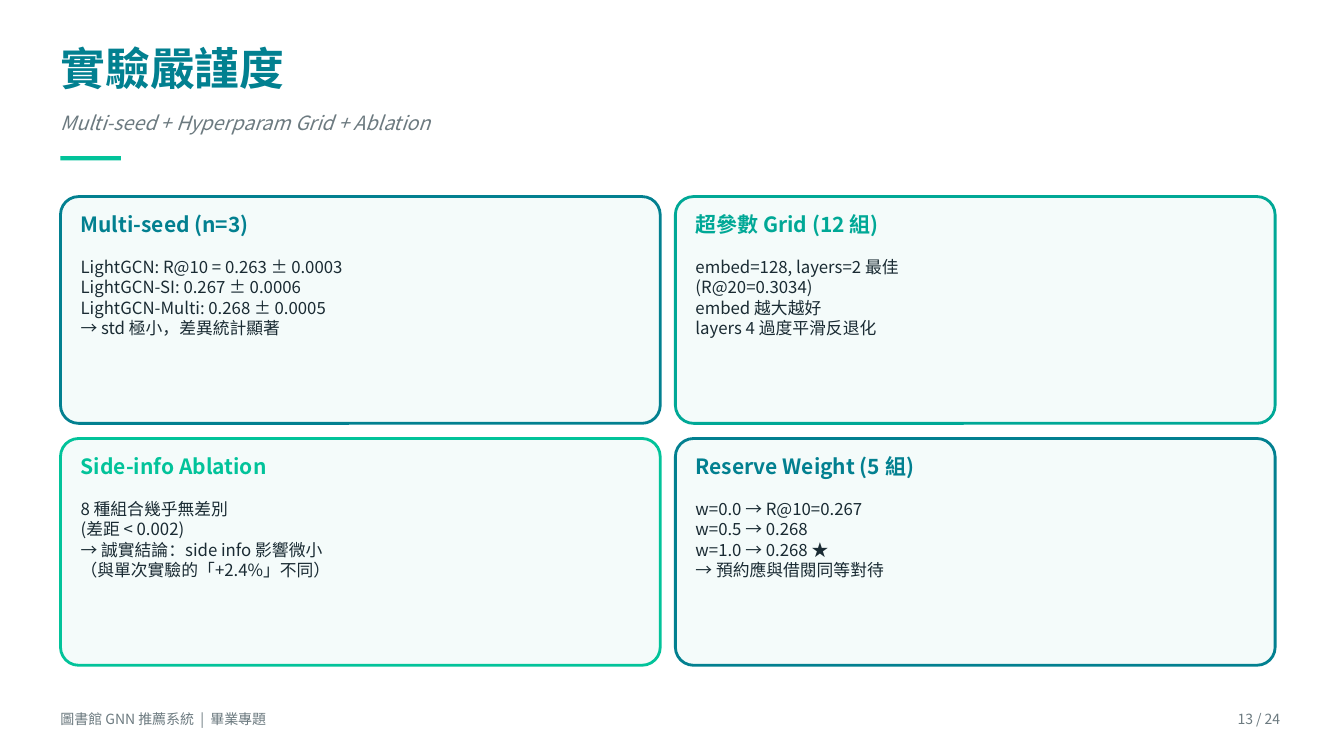
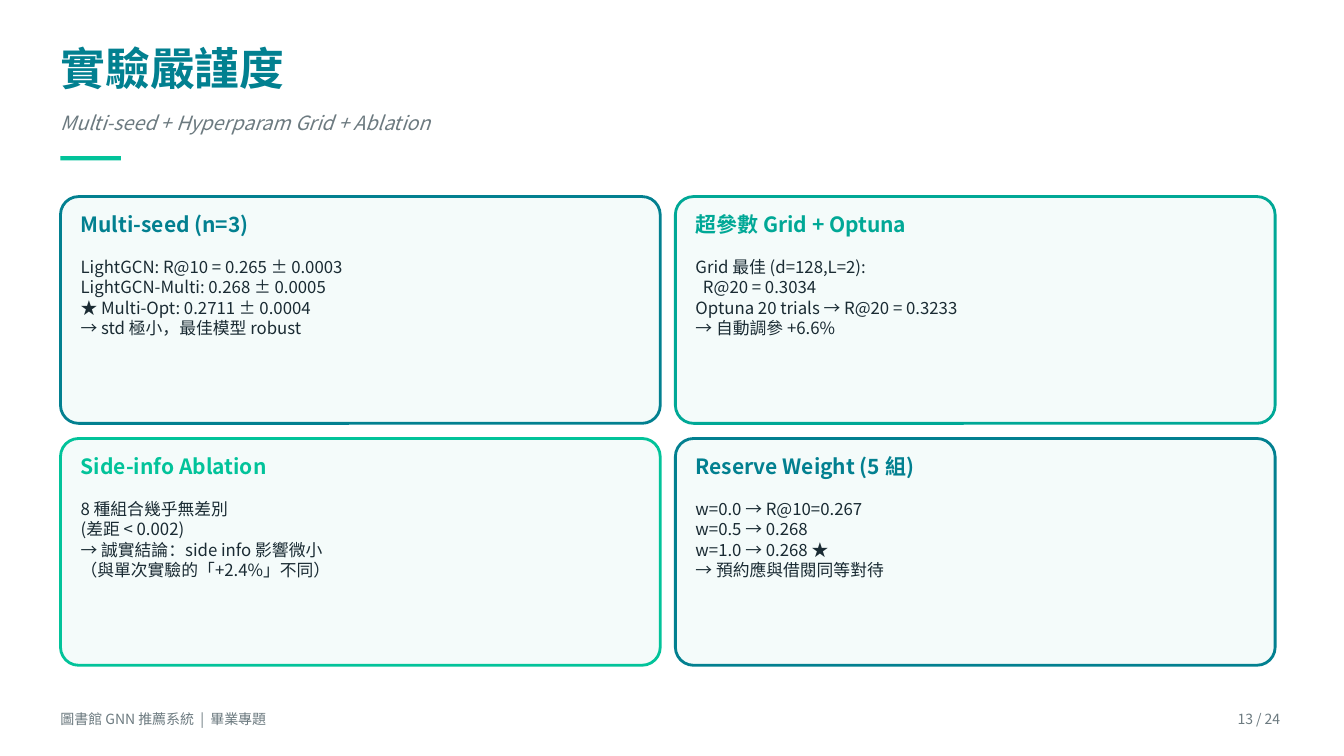
Before and after one commit to jim10182004/library_gnn_recsys, a slide deck: slide 13 of docs/圖書館GNN推薦系統_簡報.pptx. Drawn at 1344x756 pixels with LibreOffice and Linux fonts; fonts in the diff are those of the drawing. Boxes give left, top, right and bottom in pixels: in the first picture for what was removed or moved away, otherwise in the second. Text is boxed around its words. In the diff, an @@ line names an element or a change of style, - is before the commit and + after.

```diff
--- a/docs/圖書館GNN推薦系統_簡報.pptx
+++ b/docs/圖書館GNN推薦系統_簡報.pptx
@@ text at (695, 214, 906, 237): text changed @@
-超參數 Grid (12 組)
+超參數 Grid + Optuna
@@ text at (81, 259, 342, 336): text changed @@
-LightGCN: R@10 = 0.263 ± 0.0003
-LightGCN-SI: 0.267 ± 0.0006
-LightGCN-Multi: 0.268 ± 0.0005
-→ std 極小，差異統計顯著
+LightGCN: R@10 = 0.265 ± 0.0003
+LightGCN-Multi: 0.268 ± 0.0005
+★ Multi-Opt: 0.2711 ± 0.0004
+→ std 極小，最佳模型 robust
@@ text at (695, 259, 957, 336): text changed @@
-embed=128, layers=2 最佳
-(R@20=0.3034)
-embed 越大越好
-layers 4 過度平滑反退化
+Grid 最佳 (d=128,L=2):
+R@20 = 0.3034
+Optuna 20 trials → R@20 = 0.3233
+→ 自動調參 +6.6%
```
Also in this commit, not shown: 1 other file.
